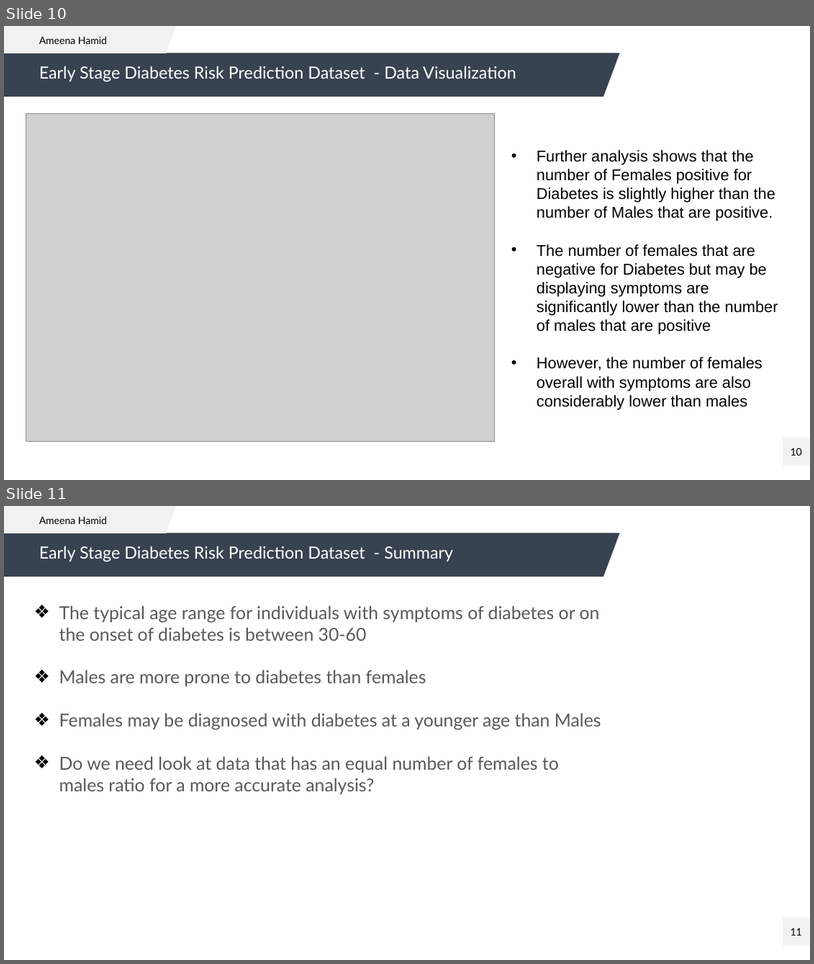
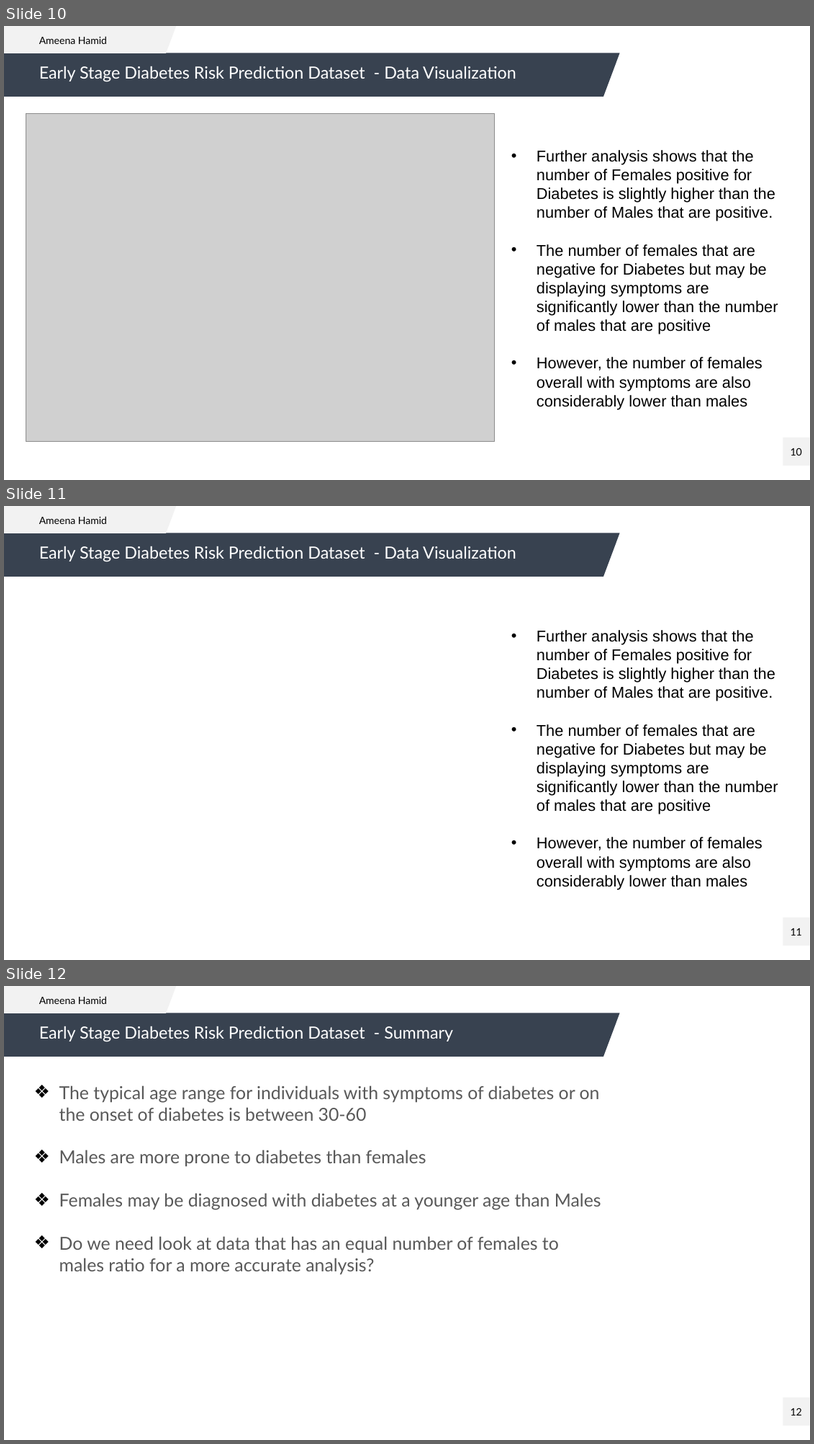
Before and after one commit to AmeenaHamid/Ameena_H, a slide deck: Data Portfolio.pptx. Shown one above the other, each under a label of ours: slides 10 and 11 before the commit, slides 10, 11 and 12 after it. The pictures are 814x964 and 814x1444 pixels, drawn with LibreOffice and Linux fonts; fonts in the diff are those of the drawing; grey boxes stand for pictures; background and template pictures are left out. Boxes give left, top, right and bottom in pixels: in the first picture for what was removed or moved away, otherwise in the second. Text is boxed around its words. In the diff, an @@ line names an element or a change of style, - is before the commit and + after.

```diff
--- a/Data Portfolio.pptx
+++ b/Data Portfolio.pptx
@@ slide 11 added at bbox=[4, 506, 810, 960], background #FFFFFF; not listed: 2 template elements that a slide beside it also shows @@
@@ text added at bbox=[39, 516, 107, 524], 9 pt, text #000000 @@
+Ameena Hamid
@@ title added at bbox=[39, 546, 517, 562], 15 pt, text #FFFFFF @@
+Early Stage Diabetes Risk Prediction Dataset - Data Visualization
@@ text added at bbox=[537, 630, 779, 890], 14 pt, text #000000 @@
+• Further analysis shows that the number of Females positive for Diabetes is slightly higher than the number of Males that are positive.
+• The number of females that are negative for Diabetes but may be displaying symptoms are significantly lower than the number of males that are positive
+• However, the number of females overall with symptoms are also considerably lower than males
@@ what was slide 11 is now slide 12 @@
@@ page number at bbox=[791, 1407, 802, 1415]: text changed @@
-11
+12
```
Also in this commit, not shown: 2 slides changed.
